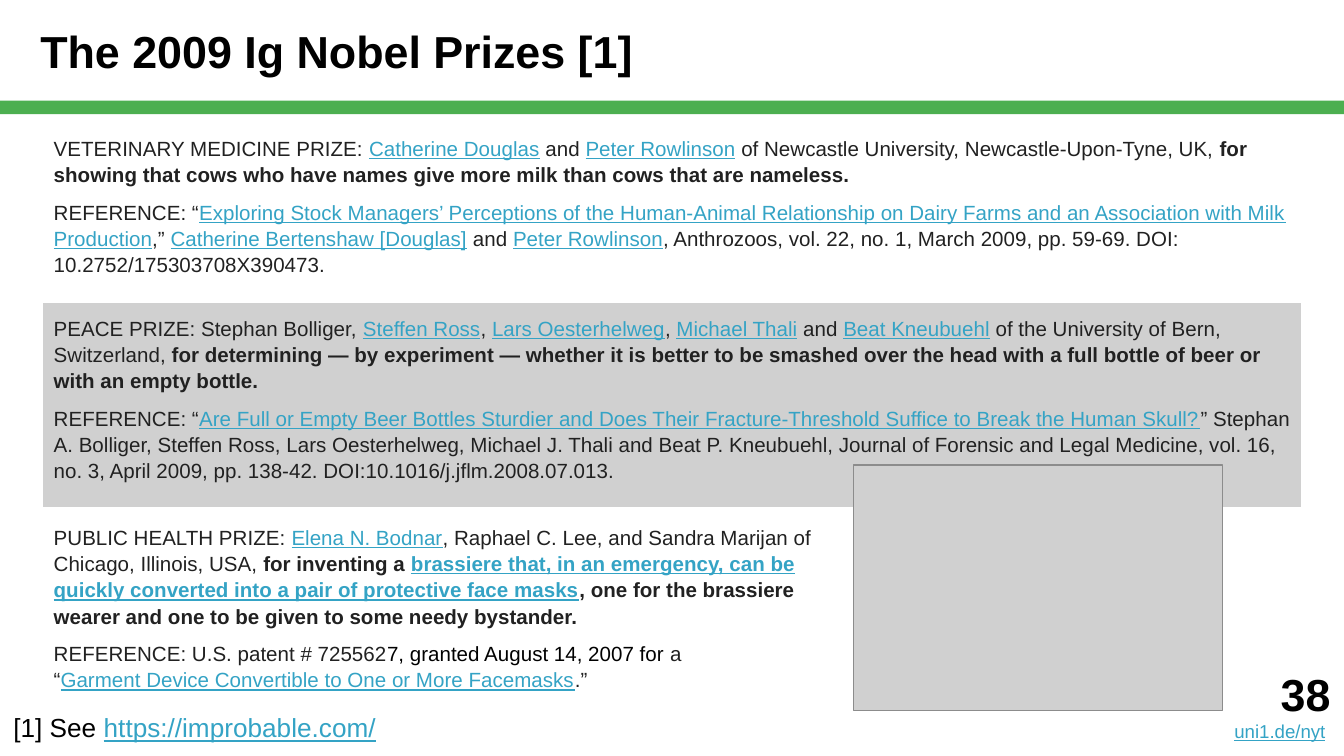
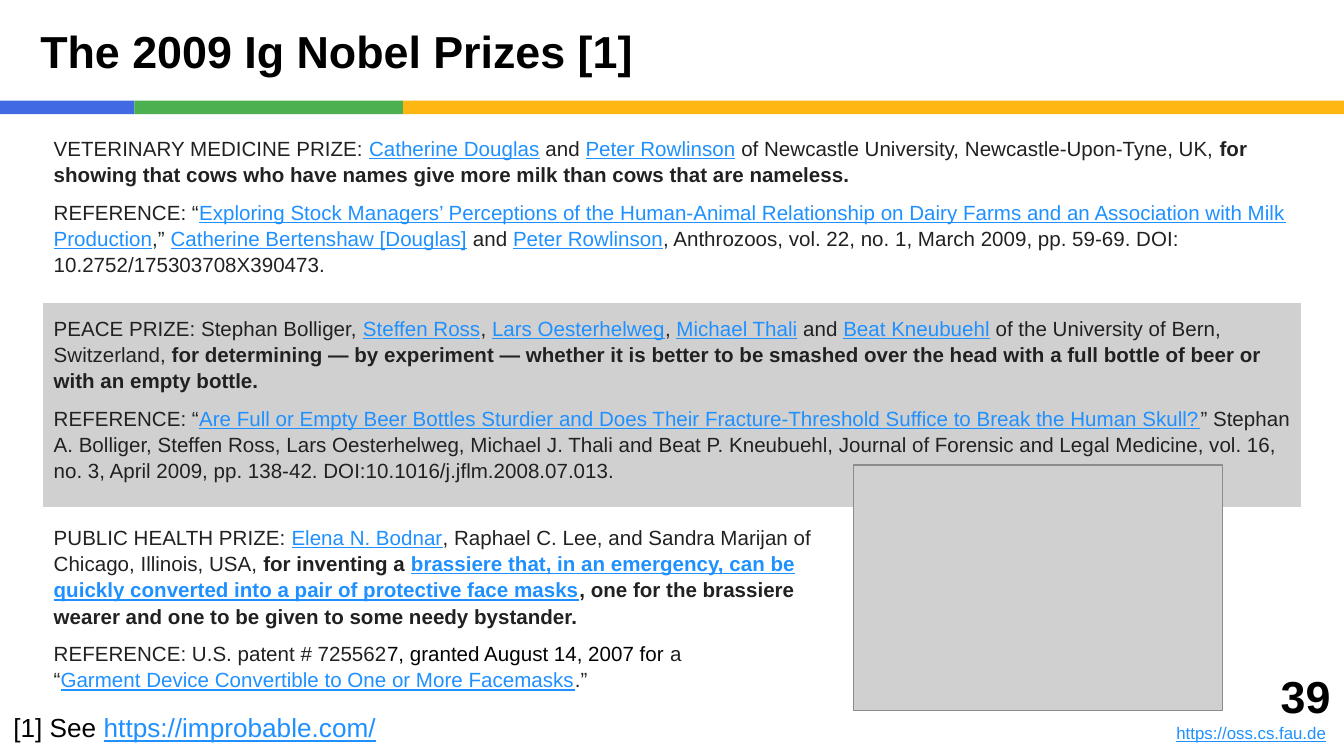
Before and after one commit to dirkriehle/nyt-course, a slide deck: slide 39 of Lecture slides/NYT B01 - What is Science.pptx (slide 38 before the commit). Drawn at 1344x756 pixels with LibreOffice and Linux fonts; fonts in the diff are those of the drawing; grey boxes stand for pictures. Boxes give left, top, right and bottom in pixels: in the first picture for what was removed or moved away, otherwise in the second. Text is boxed around its words. In the diff, an @@ line names an element or a change of style, - is before the commit and + after.

```diff
--- a/Lecture slides/NYT B01 - What is Science.pptx
+++ b/Lecture slides/NYT B01 - What is Science.pptx
@@ rectangle added at (0,101,134,114), fill #4169E1 @@
@@ rectangle added at (134,101,403,114), fill #4CAF50 @@
@@ rectangle: place and size @@
-rectangle at (0,101,1344,114)
+rectangle at (403,101,1344,114)
@@ rectangle at (403,101,1344,114): fill #4CAF50 to #FEB612 @@
@@ table at (40,121,1304,695) @@
@@ text colour #34A3C5 to #1E90FF in "Catherine Douglas Peter Rowlinson", "“Exploring Stock Managers’ Perceptions of the Human-Animal ...", "Steffen Ross, Lars Oesterhelweg, Michael Thali Beat ...", "“Are Full or Empty Beer Bottles Sturdier ..." and 2 more places @@
@@ text "[1] See https://improbable.com/" at (13,718,376,743): text colour #34A3C5 to #1E90FF in "https://improbable.com/" @@
@@ text added at (1176,681,1331,743), 9 pt, text #1E90FF, underline @@
+39
+https://oss.cs.fau.de
@@ text removed at (1234,679,1331,742) @@
-38
-uni1.de/nyt
```
Also in this commit, not shown: 46 other slides changed, 2 slides added, 3 other files.
